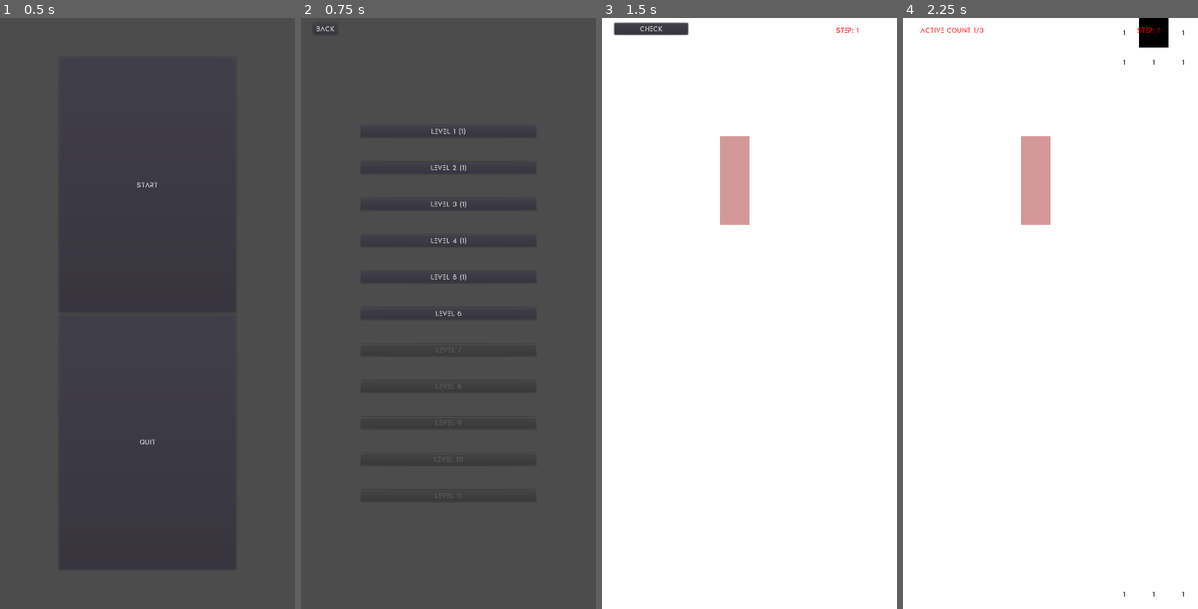
Above: before the commit, frames 1-4 (left to right).
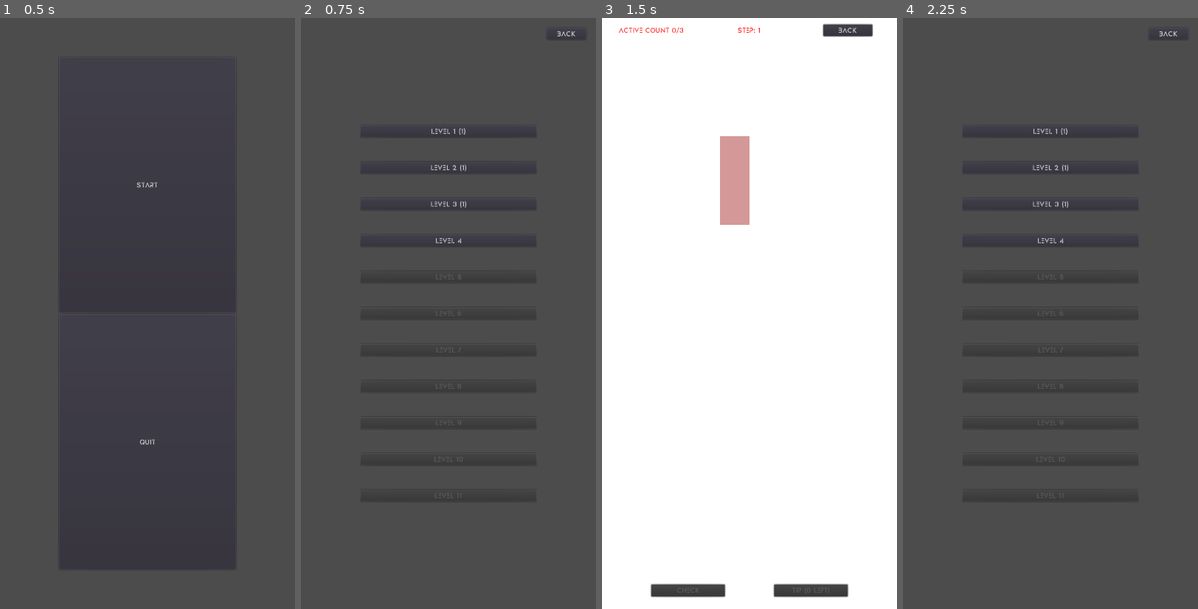
Above: after the commit, the same moments.

Repository: sisipun/SleepyCity
Game: Godot game, scene res://scenes/MainMenu.tscn
Same seed, same stepped clock (60 frames per second), same inputs: the game is played once before the commit and once after it.
Inputs (mouse positions are in pixels of both pictures, inside the frame that each line leads up to):
- Up to frame 1 (0.5 s): no input
- Up to frame 2 (0.75 s): click "Start" at 0.5 s
- Up to frame 3 (1.5 s): click "Level 2 (1)" at 1.25 s
- Up to frame 4 (2.25 s): click (1147, 29) at 2 s, where only the run after the commit has a clickable "Back"

Frame 1 is identical in both runs. In frame 2, 0.2% of the frame differs, in the area x 5-93%, y 1-51%; in frame 3, 2.3%; in frame 4, 100%, in the area x 0-100%, y 0-100%.

Commit message:
Back buttons

Diff:
--- a/saves/levels.json
+++ b/saves/levels.json
@@ -1 +1 @@
-{"levels":[{"alive_max_count":3,"attempt_count":1,"born_cond …(813 unchanged characters)… 0},{"alive_max_count":3,"attempt_count":1,"born_condition":[3],"completed":true,"height":20,"opened":true,"solution":[{"x":3,"y":5},{"x":4,"y":5},{"x":5,"y":5}],"step_count":1,"survive_condition":[2,3],"targets":[{"x":4,"y":4},{"x":4,"y":5},{"x":4,"y":6}],"width":10},{"alive_max_count":3,"attempt_count":1,"born_condition":[3],"completed":true,"height":20,"opened":true,"solution":[{"x":3,"y":5},{"x":4,"y":5},{"x":5,"y":5}],"step_count":1,"survive_condition":[2,3],"targets":[{"x":4,"y":4},{"x":4,"y":5},{"x":4,"y":6}],"width":10},{"alive_max_count":3,"attempt_count":0,"born_condition":[3],"completed":false,"height":20,"opened":true,"solution":[{"x":3,"y":5},{"x":4,"y":5 …(1475 unchanged characters)…
+{"levels":[{"alive_max_count":3,"attempt_count":1,"born_cond …(813 unchanged characters)… 0},{"alive_max_count":3,"attempt_count":0,"born_condition":[3],"completed":false,"height":20,"opened":true,"solution":[{"x":3,"y":5},{"x":4,"y":5},{"x":5,"y":5}],"step_count":1,"survive_condition":[2,3],"targets":[{"x":4,"y":4},{"x":4,"y":5},{"x":4,"y":6}],"width":10},{"alive_max_count":3,"attempt_count":0,"born_condition":[3],"completed":false,"height":20,"opened":false,"solution":[{"x":3,"y":5},{"x":4,"y":5},{"x":5,"y":5}],"step_count":1,"survive_condition":[2,3],"targets":[{"x":4,"y":4},{"x":4,"y":5},{"x":4,"y":6}],"width":10},{"alive_max_count":3,"attempt_count":0,"born_condition":[3],"completed":false,"height":20,"opened":false,"solution":[{"x":3,"y":5},{"x":4,"y":5 …(1475 unchanged characters)…
--- a/scenes/ChooseLevel.tscn
+++ b/scenes/ChooseLevel.tscn
@@ -11,10 +11,12 @@
 }
 
 [node name="ButtonsScroll" type="ScrollContainer" parent="."]
+anchor_right = 1.0
+anchor_bottom = 1.0
 margin_left = 120.0
 margin_top = 80.0
-margin_right = 480.0
-margin_bottom = 1120.0
+margin_right = -120.0
+margin_bottom = -80.0
 scroll_horizontal_enabled = false
 __meta__ = {
 "_edit_use_anchors_": false
@@ -29,10 +31,11 @@
 alignment = 1
 
 [node name="BackButton" type="Button" parent="."]
-margin_left = 25.0
-margin_top = 10.0
-margin_right = 12.0
-margin_bottom = 24.0
+anchor_left = 1.0
+anchor_right = 1.0
+margin_left = -100.0
+margin_top = 20.0
+margin_right = -20.0
 text = "Back"
 __meta__ = {
 "_edit_use_anchors_": false
--- a/scenes/Level.tscn
+++ b/scenes/Level.tscn
@@ -25,7 +25,8 @@
 [node name="StepNumber" type="Label" parent="HUD"]
 anchor_left = 1.0
 anchor_right = 1.0
-margin_left = -200.0
+margin_left = -400.0
+margin_right = -200.0
 margin_bottom = 50.0
 custom_colors/font_color = Color( 1, 0, 0, 1 )
 text = "Step: "
@@ -36,24 +37,44 @@
 }
 
 [node name="PreviewButton" type="Button" parent="HUD"]
-margin_left = 25.0
-margin_top = 10.0
-margin_right = 175.0
-margin_bottom = 30.0
+anchor_top = 1.0
+anchor_bottom = 1.0
+margin_left = 100.0
+margin_top = -50.0
+margin_right = 250.0
+margin_bottom = -25.0
 text = "Check"
+__meta__ = {
+"_edit_use_anchors_": false
+}
 
 [node name="TipButton" type="Button" parent="HUD"]
-anchor_left = -0.00353149
-anchor_right = -0.00353149
-margin_left = 200.0
-margin_top = 10.0
-margin_right = 350.0
-margin_bottom = 30.0
+anchor_left = 1.0
+anchor_top = 1.0
+anchor_right = 1.0
+anchor_bottom = 1.0
+margin_left = -250.0
+margin_top = -50.0
+margin_right = -100.0
+margin_bottom = -25.0
 custom_fonts/font = ExtResource( 2 )
 text = "Tip"
+__meta__ = {
+"_edit_use_anchors_": false
+}
+
+[node name="BackButton" type="Button" parent="HUD"]
+anchor_left = 1.0
+anchor_right = 1.0
+margin_left = -150.0
+margin_top = 13.0
+margin_right = -50.0
+margin_bottom = 25.0
+text = "Back"
 __meta__ = {
 "_edit_use_anchors_": false
 }
 [connection signal="timeout" from="StepTimer" to="." method="_on_step_timeout"]
 [connection signal="pressed" from="HUD/PreviewButton" to="." method="_on_preview_pressed"]
 [connection signal="pressed" from="HUD/TipButton" to="." method="_on_tip_pressed"]
+[connection signal="pressed" from="HUD/BackButton" to="." method="_on_back_pressed"]
--- a/scripts/Level.gd
+++ b/scripts/Level.gd
@@ -50,8 +50,8 @@
 	$HUD/ActiveCount.text = "Active count %d/%d" % [alive_count, level.alive_max_count]
 	$HUD/TipButton.text = "Tip (%d left)" % Game.tip_count()
 	$HUD/StepNumber.text = "Step: %d" % [level.step_count - step_number]
-	if not Game.has_tip():
-		$HUD/TipButton.hide()
+	$HUD/PreviewButton.disabled = alive_count != level.alive_max_count
+	$HUD/TipButton.disabled = not Game.has_tip()
 
 func _on_cell_clicked(cell):
 	if stage == Stage.PREVIEW:
@@ -66,13 +66,8 @@
 
 	update_neighbors_count()
 	user_input_map[cell.coord_x][cell.coord_y] = cell.is_alive()
-	if alive_count == level.alive_max_count:
-		$HUD/ActiveCount.hide()
-		$HUD/PreviewButton.show()
-	else:
-		$HUD/PreviewButton.hide()
-		$HUD/ActiveCount.text = "Active count %d/%d" % [alive_count, level.alive_max_count]
-		$HUD/ActiveCount.show()
+	$HUD/ActiveCount.text = "Active count %d/%d" % [alive_count, level.alive_max_count]
+	$HUD/PreviewButton.disabled = alive_count != level.alive_max_count
 
 func _on_tip_pressed():
 	if stage == Stage.PREVIEW or not Game.has_tip():
@@ -85,7 +80,7 @@
 		Game.decriment_tip()
 		$HUD/TipButton.text = "Tip (%d left)" % Game.tip_count()
 	if not Game.has_tip():
-		$HUD/TipButton.hide()
+		$HUD/TipButton.disabled = true
 
 func _on_preview_pressed():
 	if stage == Stage.PREVIEW:
@@ -94,6 +89,9 @@
 	stage = Stage.PREVIEW
 	attempt_count += 1
 	$StepTimer.start()
+
+func _on_back_pressed():
+	get_tree().change_scene("res://scenes/ChooseLevel.tscn")
 
 func _on_step_timeout():
 	step_number += 1
